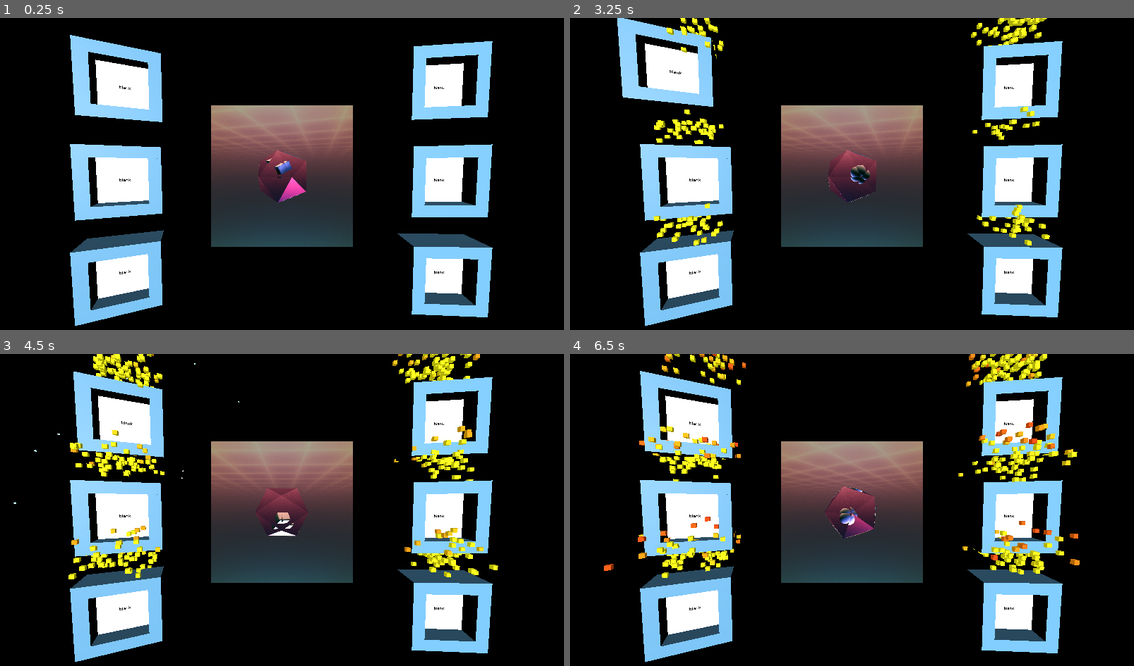
Above: before the commit, frames 1-4 (two rows, left to right).
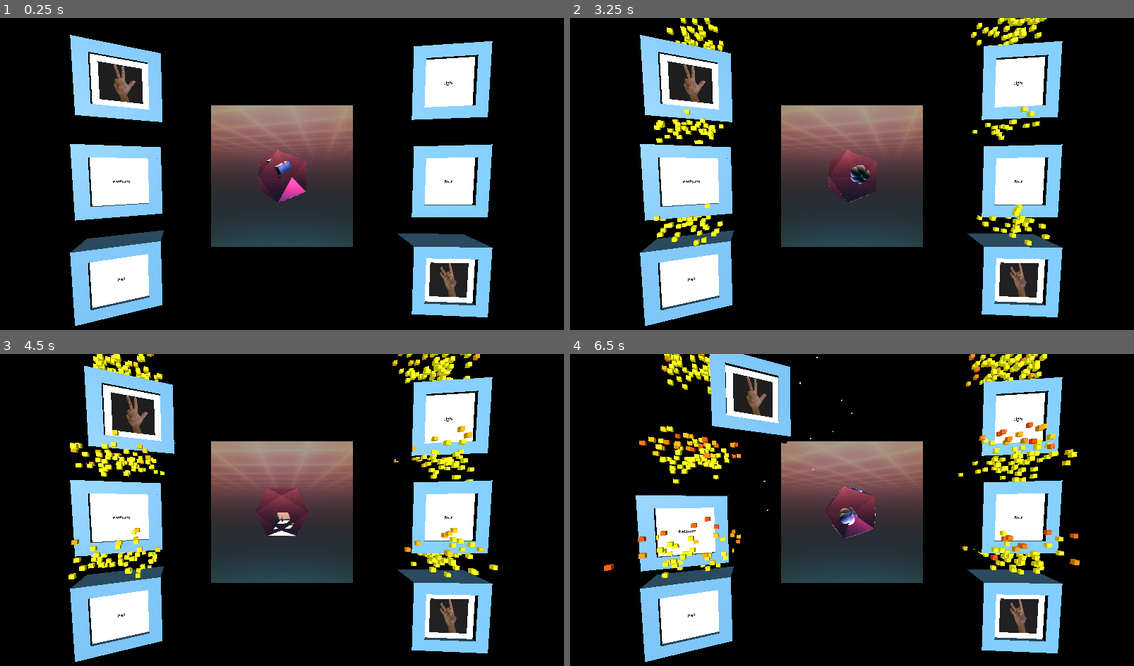
Above: after the commit, the same moments.

Repository: Kakcalu13/Mizo-godot-game
Game: Godot game, scene res://main.tscn
Same seed, same stepped clock (60 frames per second), same inputs: the game is played once before the commit and once after it. The project has no main scene, so this scene is started directly.
Inputs (mouse positions are in pixels of both pictures, inside the frame that each line leads up to):
- Up to frame 1 (0.25 s): no input
- Up to frame 2 (3.25 s): move the mouse to (976, 161) at 0.52 s; press the mouse at (976, 161) at 0.53 s; release the mouse at (976, 161) at 1.25 s; drag from (739, 192) to (823, 239) at 1.27 s; move the mouse to (908, 105) at 2.02 s; press the mouse at (908, 105) at 2.03 s; release the mouse at (908, 105) at 2.75 s; drag from (823, 239) to (682, 127) at 2.77 s
- Up to frame 3 (4.5 s): move the mouse to (451, 559) at 3.52 s; press the mouse at (451, 559) at 3.53 s; release the mouse at (451, 559) at 4.25 s; drag from (112, 463) to (197, 432) at 4.27 s
- Up to frame 4 (6.5 s): move the mouse to (880, 513) at 5.02 s; press the mouse at (880, 513) at 5.03 s; release the mouse at (880, 513) at 5.75 s; drag from (767, 432) to (739, 528) at 5.77 s

The runs differ from the first frame. In frame 1, 3.7% of the frame differs, in the area x 15-85%, y 11-94%; in frame 2, 7.1%; in frame 3, 5.7%; in frame 4, 11%, in the area x 11-86%, y 0-94%.
Error before the commit: Invalid assignment of property or key 'visible' with value of type 'bool' on a base object of type 'null instance'. (res://main.gd:37)

Commit message:
renamed to one module that works with sign or text

Diff:
--- a/source/numbers/one_module_text.tscn
+++ b/source/numbers/one_module.tscn
@@ -1,11 +1,12 @@
-[gd_scene load_steps=5 format=3 uid="uid://c4xowr8t8dl4t"]
+[gd_scene load_steps=6 format=3 uid="uid://c4xowr8t8dl4t"]
 
 [ext_resource type="Script" path="res://src/one_module_clickable.gd" id="1_cdpov"]
 [ext_resource type="PackedScene" uid="uid://dk8vy7xbp7wea" path="res://window_and_particle.tscn" id="1_cwvvw"]
 [ext_resource type="PackedScene" uid="uid://cj1h7tifsha4u" path="res://image_display.tscn" id="2_08k7x"]
+[ext_resource type="PackedScene" uid="uid://bdeh0b25f6370" path="res://sign_display.tscn" id="4_2nwc2"]
 
 [sub_resource type="BoxShape3D" id="BoxShape3D_2nmdx"]
-size = Vector3(4, 4, 3)
+size = Vector3(3.5, 3, 3)
 
 [node name="one_module" type="Area3D"]
 script = ExtResource("1_cdpov")
@@ -20,11 +21,16 @@
 randomness = 1.0
 
 [node name="text" parent="." instance=ExtResource("2_08k7x")]
-transform = Transform3D(1, 0, 0, 0, 1, 0, 0, 0, 1, 0, 1.49799, 0)
+transform = Transform3D(1, 0, 0, 0, 1, 0, 0, 0, 1, 0, 1.498, 0.6)
+visible = false
 
 [node name="CollisionShape3D" type="CollisionShape3D" parent="."]
 transform = Transform3D(1, 0, 0, 0, 1, 0, 0, 0, 1, 0, 1.5166, 0)
 shape = SubResource("BoxShape3D_2nmdx")
+
+[node name="sign" parent="." instance=ExtResource("4_2nwc2")]
+transform = Transform3D(1, 0, 0, 0, 1, 0, 0, 0, 1, 0, 1.498, 0.6)
+visible = false
 
 [connection signal="area_entered" from="." to="." method="_on_area_entered"]
 [connection signal="input_event" from="." to="." method="_on_input_event"]
